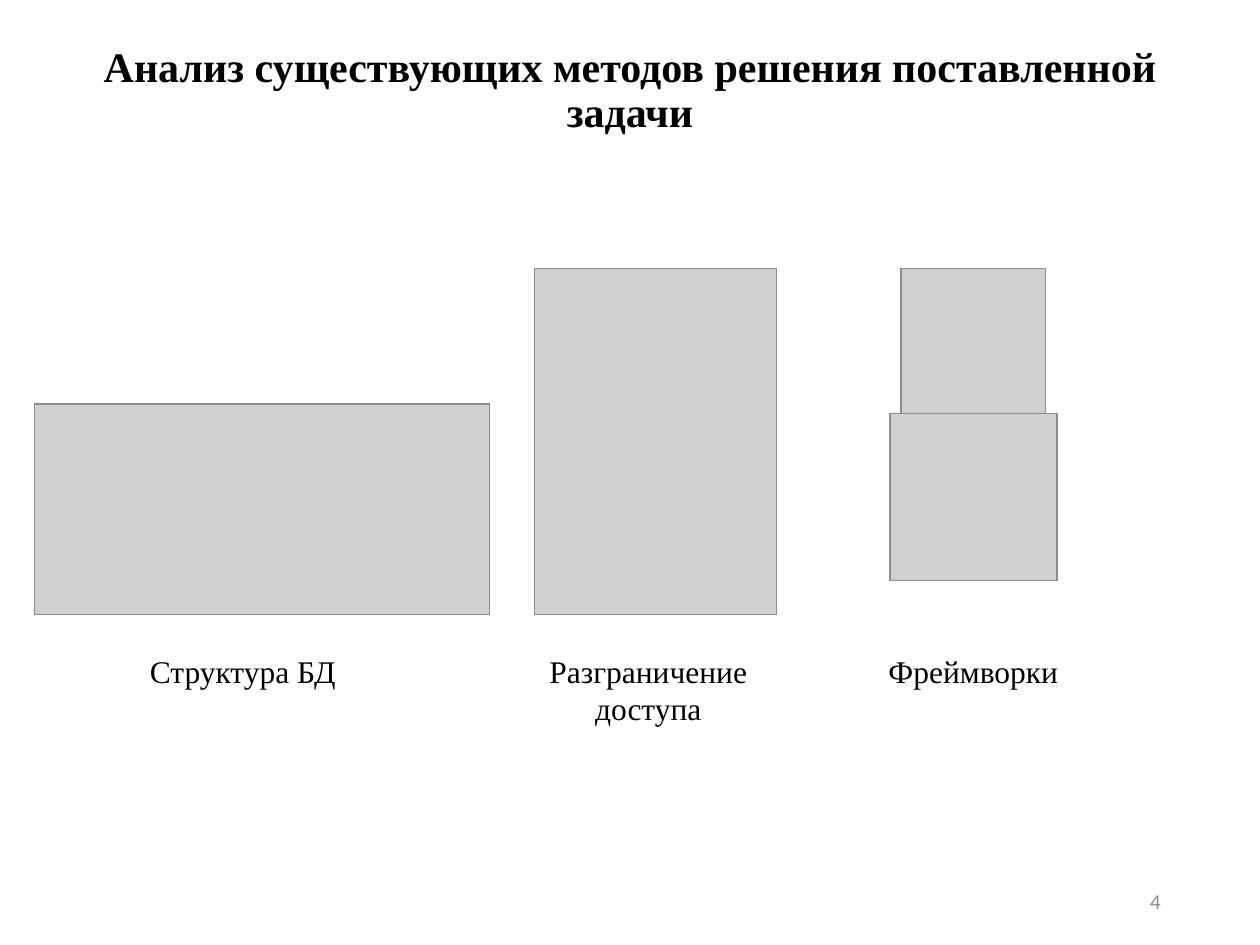
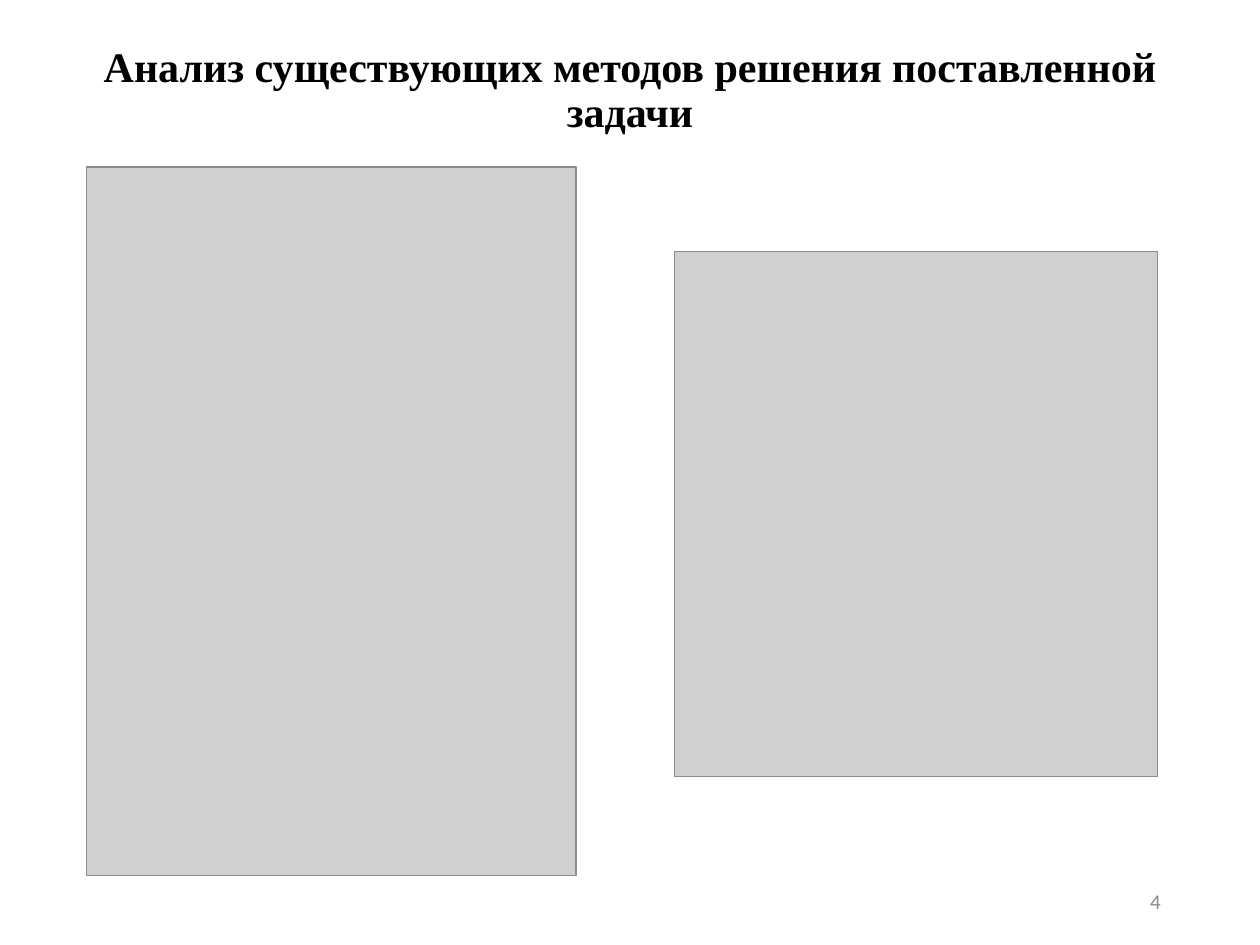
Before and after one commit to kuskas112/Labs, a slide deck: slide 4 of ВКР/ВКР_Василения_21ПГ.pptx. Drawn at 1260x945 pixels with LibreOffice and Linux fonts; fonts in the diff are those of the drawing; grey boxes stand for pictures. Boxes give left, top, right and bottom in pixels: in the first picture for what was removed or moved away, otherwise in the second. Text is boxed around its words. In the diff, an @@ line names an element or a change of style, - is before the commit and + after.

```diff
--- a/ВКР/ВКР_Василения_21ПГ.pptx
+++ b/ВКР/ВКР_Василения_21ПГ.pptx
@@ picture added at <box>87,168,577,876</box> @@
@@ picture removed at <box>534,268,776,615</box> @@
@@ picture added at <box>675,252,1158,777</box> @@
@@ picture removed at <box>901,268,1046,413</box> @@
@@ picture removed at <box>34,404,489,615</box> @@
@@ picture removed at <box>890,413,1057,581</box> @@
@@ text removed at <box>150,662,335,689</box> @@
-Структура БД
@@ text removed at <box>549,662,747,727</box> @@
-Разграничение доступа
@@ text removed at <box>888,661,1058,689</box> @@
-Фреймворки
```
Also in this commit, not shown: 1 other slide changed, 10 slides added, 6 slides removed, 1 other file.
